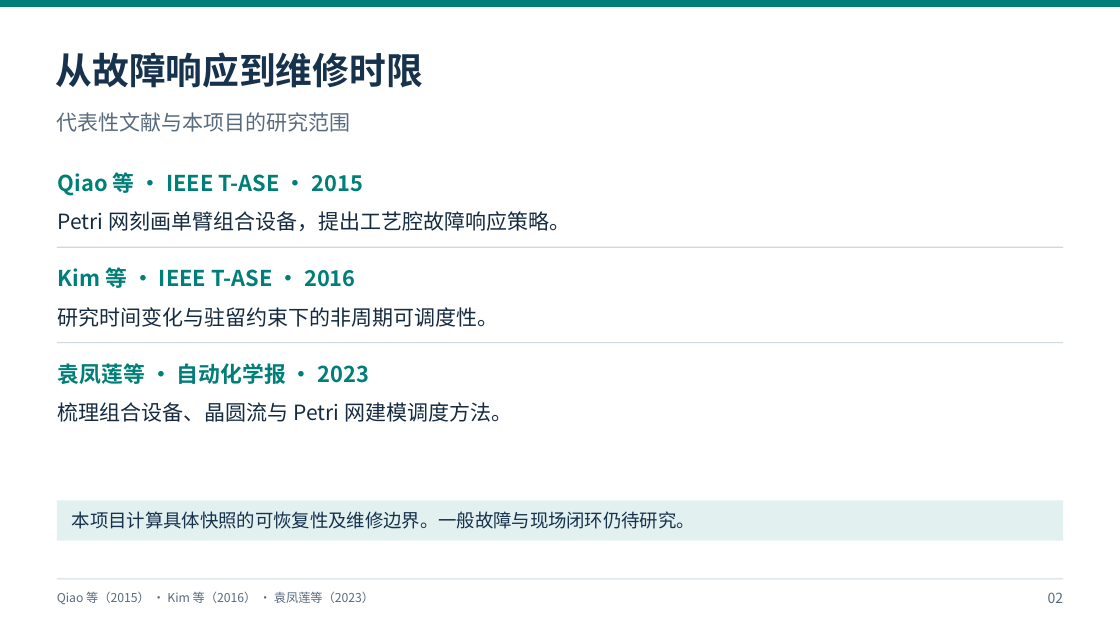
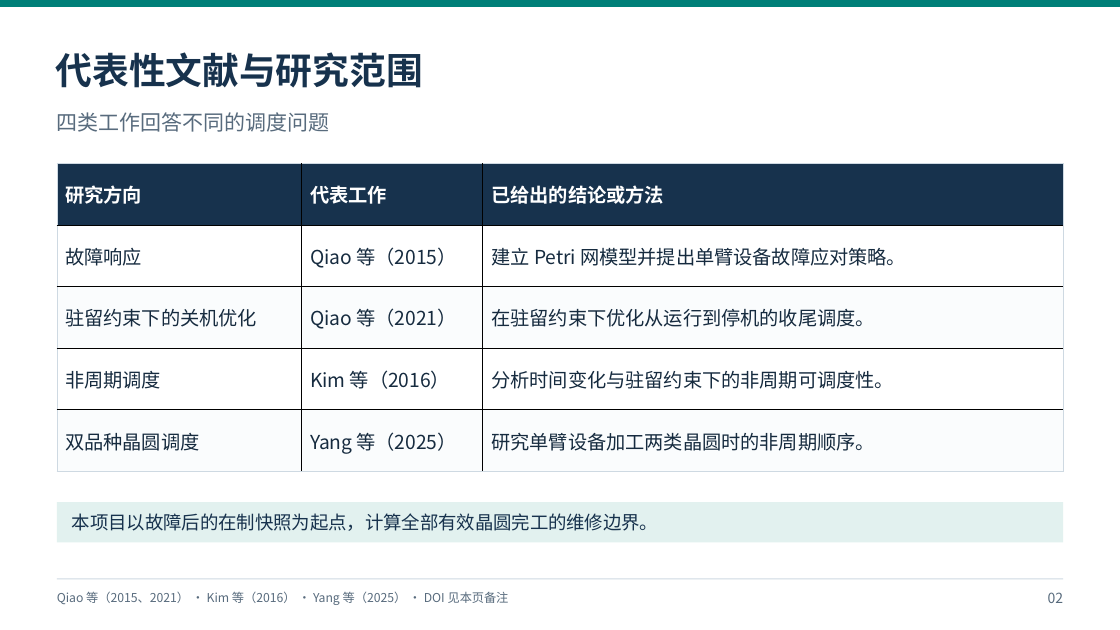
Before and after one commit to yanq458-tech/WaferSched-Agent, a slide deck: slide 2 of docs/presentations/v1.3.0-project-review/WaferSched-Agent_v1.3.0_研究汇报.pptx. Drawn at 1120x630 pixels with LibreOffice and Linux fonts; fonts in the diff are those of the drawing. Boxes give left, top, right and bottom in pixels: in the first picture for what was removed or moved away, otherwise in the second. Text is boxed around its words. In the diff, an @@ line names an element or a change of style, - is before the commit and + after.

```diff
--- a/docs/presentations/v1.3.0-project-review/WaferSched-Agent_v1.3.0_研究汇报.pptx
+++ b/docs/presentations/v1.3.0-project-review/WaferSched-Agent_v1.3.0_研究汇报.pptx
@@ text at box(56, 52, 423, 88): text changed; size 18 to 31.5 pt; text colour #586B7D to #17324D; bold on @@
-代表性文献与本项目的研究范围
+代表性文献与研究范围
@@ text removed at box(56, 52, 423, 88) @@
-从故障响应到维修时限
@@ text added at box(57, 112, 330, 132), 18 pt, text #586B7D @@
+四类工作回答不同的调度问题
@@ table added at box(57, 164, 1065, 472), 5 rows, 3 columns @@
+研究方向 | 代表工作 | 已给出的结论或方法
+故障响应 | Qiao 等（2015） | 建立 Petri 网模型并提出单臂设备故障应对策略。
+驻留约束下的关机优化 | Qiao 等（2021） | 在驻留约束下优化从运行到停机的收尾调度。
+非周期调度 | Kim 等（2016） | 分析时间变化与驻留约束下的非周期可调度性。
+双品种晶圆调度 | Yang 等（2025） | 研究单臂设备加工两类晶圆时的非周期顺序。
@@ text removed at box(58, 172, 364, 196) @@
-Qiao 等 · IEEE T-ASE · 2015
@@ text removed at box(58, 211, 570, 231) @@
-Petri 网刻画单臂组合设备，提出工艺腔故障响应策略。
@@ rectangle removed at box(57, 247, 1064, 248) @@
@@ text removed at box(58, 267, 356, 288) @@
-Kim 等 · IEEE T-ASE · 2016
@@ text removed at box(58, 307, 499, 327) @@
-研究时间变化与驻留约束下的非周期可调度性。
@@ rectangle removed at box(57, 342, 1064, 343) @@
@@ text removed at box(58, 363, 370, 384) @@
-袁凤莲等 · 自动化学报 · 2023
@@ text removed at box(58, 402, 512, 422) @@
-梳理组合设备、晶圆流与 Petri 网建模调度方法。
@@ text at box(72, 513, 659, 531): text changed @@
-本项目计算具体快照的可恢复性及维修边界。一般故障与现场闭环仍待研究。
+本项目以故障后的在制快照为起点，计算全部有效晶圆完工的维修边界。
@@ text at box(57, 591, 509, 605): text changed @@
-Qiao 等（2015） · Kim 等（2016） · 袁凤莲等（2023）
+Qiao 等（2015、2021） · Kim 等（2016） · Yang 等（2025） · DOI 见本页备注
```
Also in this commit, not shown: 8 other slides changed, 8 slides added, 2 slides removed, 7 other files.
